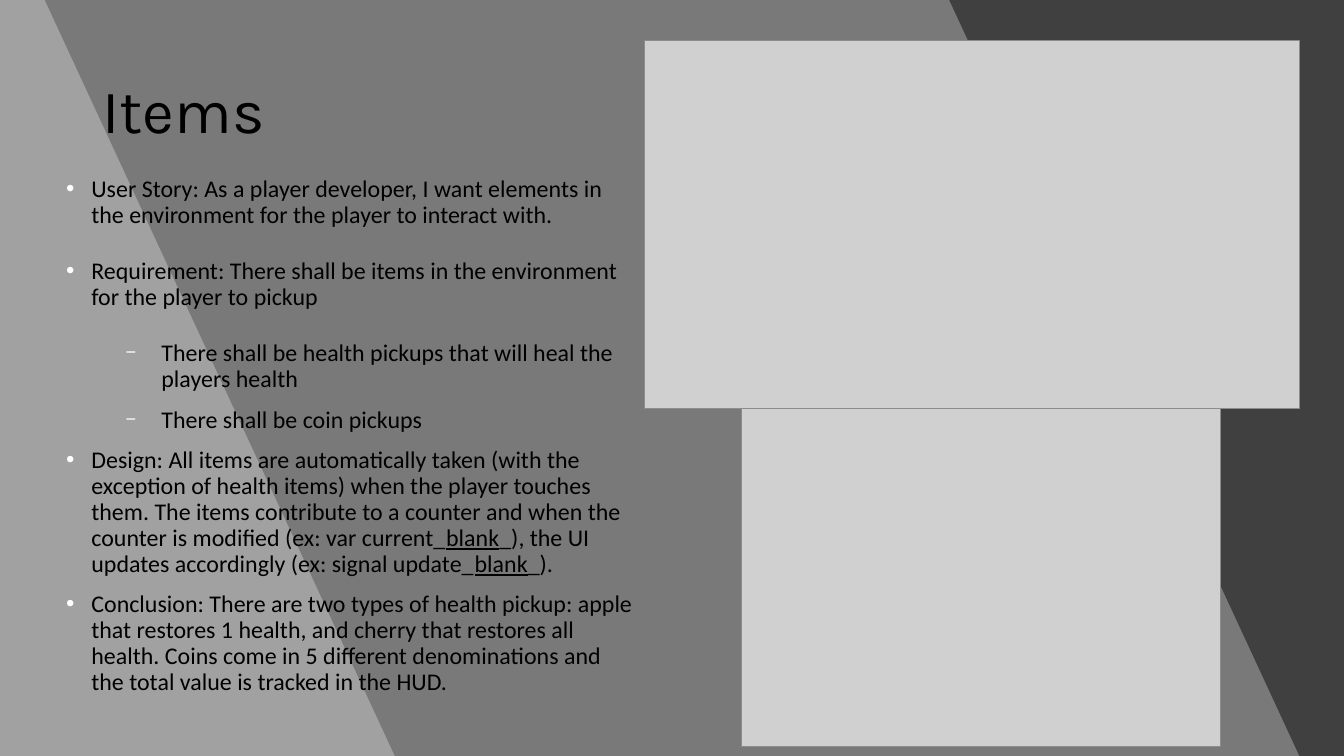
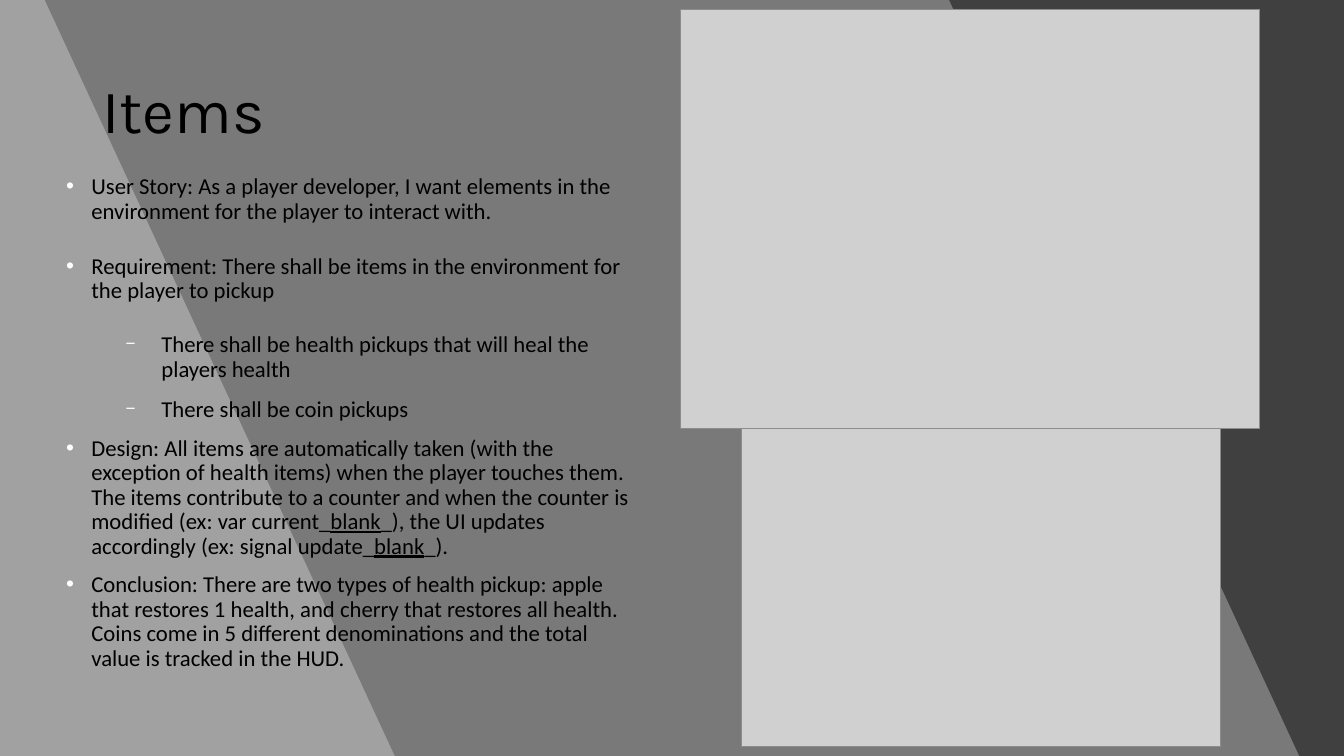
Before and after one commit to WSU-cshimizu/ceg4110-group-project-no-grads, a slide deck: slide 6 of presentation materials/matthews-journey-presentation.pptx. Drawn at 1344x756 pixels with LibreOffice and Linux fonts; fonts in the diff are those of the drawing; grey boxes stand for pictures. Boxes give left, top, right and bottom in pixels: in the first picture for what was removed or moved away, otherwise in the second. Text is boxed around its words. In the diff, an @@ line names an element or a change of style, - is before the commit and + after.

```diff
--- a/presentation materials/matthews-journey-presentation.pptx
+++ b/presentation materials/matthews-journey-presentation.pptx
@@ picture: place and size @@
-picture at [644, 40, 1300, 409]
+picture at [681, 9, 1260, 429]
@@ text "User Story: As a player ..." at [91, 178, 628, 666]: size 17.2 to 16.2 pt @@
```
Also in this commit, not shown: 4 other slides changed, 3 other files.
